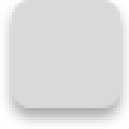
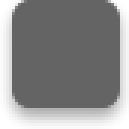
Layer changes from the first w=129, h=129 image to the second:
painted on "Прямоугольник, скругл. углы 1" over [12, 0, 120, 108]
